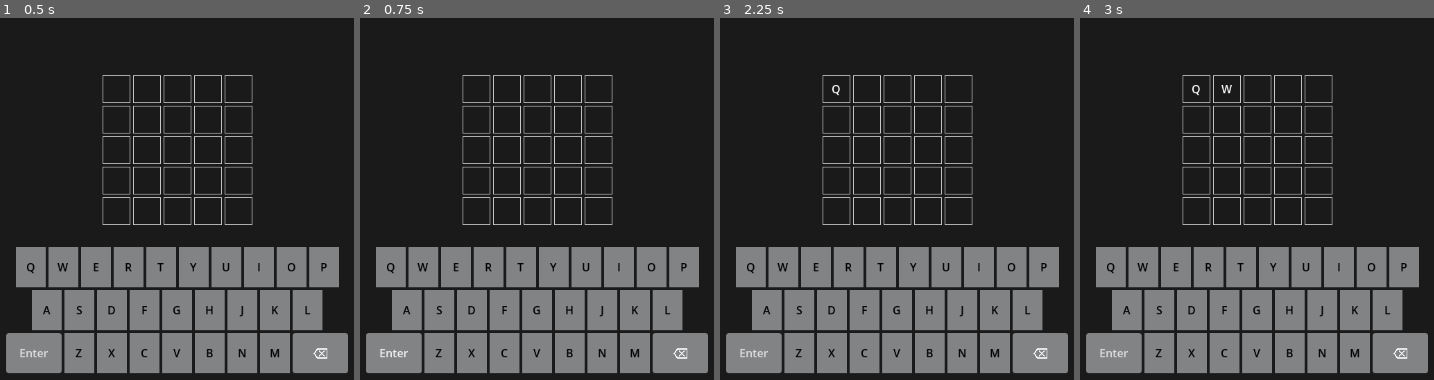
Above: before the commit, frames 1-4 (left to right).
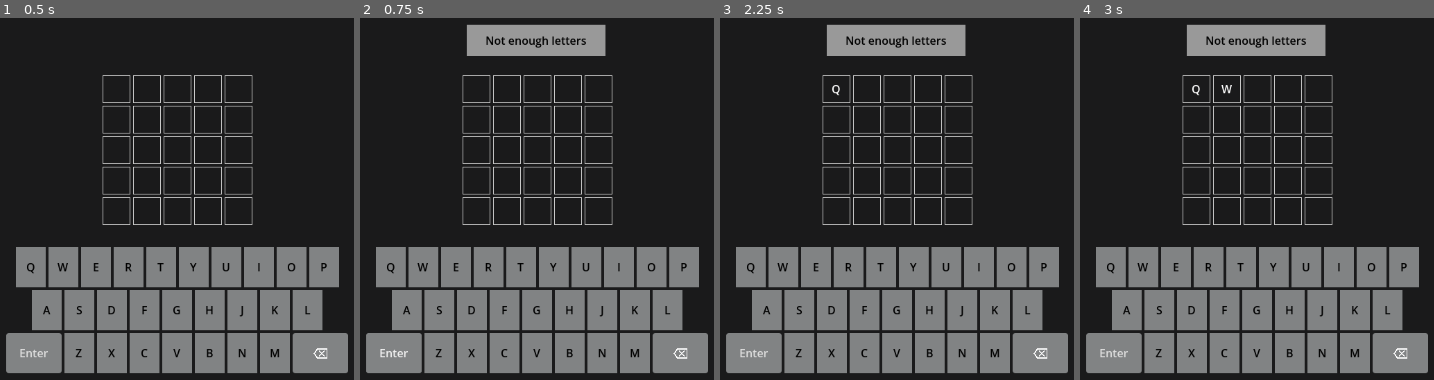
Above: after the commit, the same moments.

Repository: lcrol77/wordle
Game: Godot game, scene res://main.tscn
Two runs of this game, one before a commit and one after it. Both use one fixed random seed, a clock stepped at 60 frames per second and the inputs below.
Inputs:
- Up to frame 1 (0.5 s): no input
- Up to frame 2 (0.75 s): click "Enter" at 0.5 s
- Up to frame 3 (2.25 s): click "Enter" at 1.25 s; click "Q" at 2 s
- Up to frame 4 (3 s): click "W" at 2.75 s

Frame 1 is identical in both runs. In frame 2, 3.3% of the frame differs, in the area x 30-70%, y 1-11%; in frame 3, 3.3%; in frame 4, 3.3%.

Commit message:
feat: added most of the row controller functionality

Diff:
--- a/main.tscn
+++ b/main.tscn
@@ -1,9 +1,10 @@
-[gd_scene load_steps=5 format=3 uid="uid://rmwoxgep0voi"]
+[gd_scene load_steps=6 format=3 uid="uid://rmwoxgep0voi"]
 
 [ext_resource type="PackedScene" uid="uid://cg4fw1s0l8aap" path="res://scenes/row.tscn" id="1_0uter"]
 [ext_resource type="Script" path="res://scripts/rows_controller.gd" id="1_w8xxe"]
 [ext_resource type="PackedScene" uid="uid://cnc6gpi4mpd0w" path="res://scenes/keyboard.tscn" id="2_3nj1q"]
 [ext_resource type="Script" path="res://scripts/word_pool.gd" id="2_7egq5"]
+[ext_resource type="PackedScene" uid="uid://daua0fdfan1fa" path="res://scenes/validation_alert.tscn" id="5_qki85"]
 
 [node name="Main" type="Node"]
 
@@ -50,5 +51,8 @@
 unique_name_in_owner = true
 script = ExtResource("2_7egq5")
 
+[node name="ValidationAlert" parent="." instance=ExtResource("5_qki85")]
+unique_name_in_owner = true
+
 [connection signal="backspace_pressed" from="MarginContainer/VBoxContainer/Keyboard" to="MarginContainer/VBoxContainer/CenterContainer/Rows" method="_on_keyboard_backspace_pressed"]
 [connection signal="enter_pressed" from="MarginContainer/VBoxContainer/Keyboard" to="MarginContainer/VBoxContainer/CenterContainer/Rows" method="_on_keyboard_enter_pressed"]
--- /dev/null
+++ b/scenes/validation_alert.tscn
@@ -0,0 +1,37 @@
+[gd_scene load_steps=3 format=3 uid="uid://daua0fdfan1fa"]
+
+[ext_resource type="Script" path="res://scripts/validation_alert.gd" id="1_b8fry"]
+
+[sub_resource type="StyleBoxFlat" id="StyleBoxFlat_hwdwe"]
+
+[node name="ValidationAlert" type="Panel"]
+visible = false
+custom_minimum_size = Vector2(200, 45)
+anchors_preset = 5
+anchor_left = 0.5
+anchor_right = 0.5
+offset_left = -102.0
+offset_top = 27.0
+offset_right = 98.0
+offset_bottom = 72.0
+grow_horizontal = 2
+theme_override_styles/panel = SubResource("StyleBoxFlat_hwdwe")
+script = ExtResource("1_b8fry")
+
+[node name="Label" type="Label" parent="."]
+layout_mode = 1
+anchors_preset = 15
+anchor_right = 1.0
+anchor_bottom = 1.0
+grow_horizontal = 2
+grow_vertical = 2
+theme_override_colors/font_color = Color(0, 0, 0, 1)
+text = "Not enough letters"
+horizontal_alignment = 1
+vertical_alignment = 1
+
+[node name="Timer" type="Timer" parent="."]
+wait_time = 5.0
+one_shot = true
+
+[connection signal="timeout" from="Timer" to="." method="_on_timer_timeout"]
--- a/scripts/rows_controller.gd
+++ b/scripts/rows_controller.gd
@@ -3,6 +3,8 @@
 
 @onready var word_pool: WordPool = %WordPool
 @onready var keyboard: Keyboard = %Keyboard
+@onready var validation_alert: Panel = %ValidationAlert
+
 @onready var rows: Array[HBoxContainer] = [
 	$Row1, $Row2, $Row3, $Row4, $Row5
 ]
@@ -31,4 +33,20 @@
 		active_letter_index -=1
 
 func _on_keyboard_enter_pressed() -> void:
-	print("Enter")
+	var is_length_valid = await validdate_length()
+	if !is_length_valid:
+		return
+	letter_tiles = rows[active_row_index].get_children()
+	letters = letter_tiles.map(func (c): return c.letter)
+	var word_to_check = "".join(letters)
+	if word_pool.check_word(word_to_check.to_upper()):
+		print("word")
+	else:
+		validation_alert.show_with_text("Word does not exist")
+
+func validdate_length():
+	if active_letter_index == 4:
+		return true
+
+	validation_alert.show_with_text("Not enough letters")
+	return false
--- /dev/null
+++ b/scripts/validation_alert.gd
@@ -0,0 +1,12 @@
+extends Panel
+
+@onready var label: Label = $Label
+@onready var timer: Timer = $Timer
+
+func show_with_text(text: String ):
+	label.text = text
+	show()
+	timer.start()
+
+func _on_timer_timeout() -> void:
+	hide()
--- a/scripts/word_pool.gd
+++ b/scripts/word_pool.gd
@@ -5,3 +5,6 @@
 
 func get_random_word()->String:
 	return words.pick_random()
+
+func check_word(word:String)-> bool:
+	return words.has(word)
